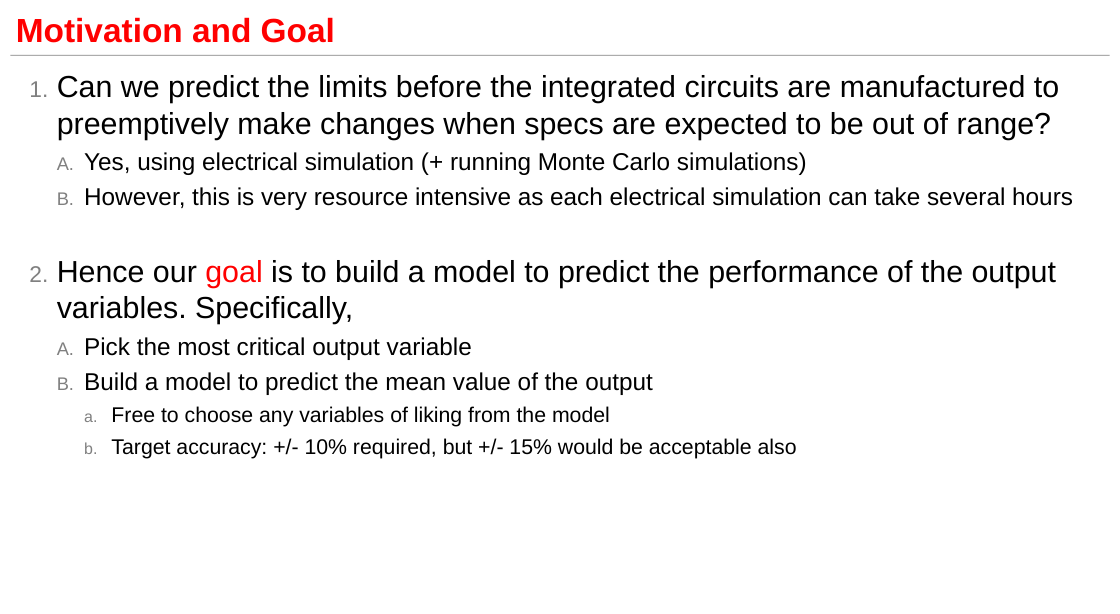
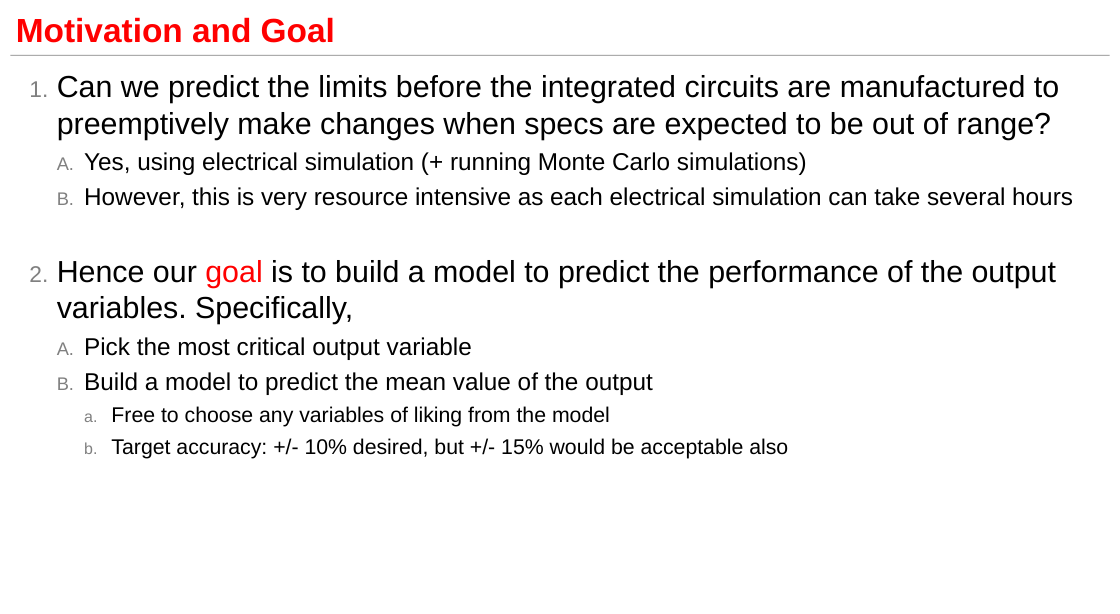
Before and after one commit to ngupta23/DS6372-PredictingPerformanceIntegratedCircuits1, a slide deck: slide 4 of Presentation/MSDS6372_Project1_Presentation.pptx. Drawn at 1120x614 pixels with LibreOffice and Linux fonts; fonts in the diff are those of the drawing. Boxes give left, top, right and bottom in pixels: in the first picture for what was removed or moved away, otherwise in the second. Text is boxed around its words. In the diff, an @@ line names an element or a change of style, - is before the commit and + after.

```diff
--- a/Presentation/MSDS6372_Project1_Presentation.pptx
+++ b/Presentation/MSDS6372_Project1_Presentation.pptx
@@ text at <box>111,438,788,459</box>: text changed @@
-    b. Target accuracy: +/- 10% required, but +/- 15% would be acceptable also
+    b. Target accuracy: +/- 10% desired, but +/- 15% would be acceptable also
```
Also in this commit, not shown: 7 other slides changed, 1 other file.
